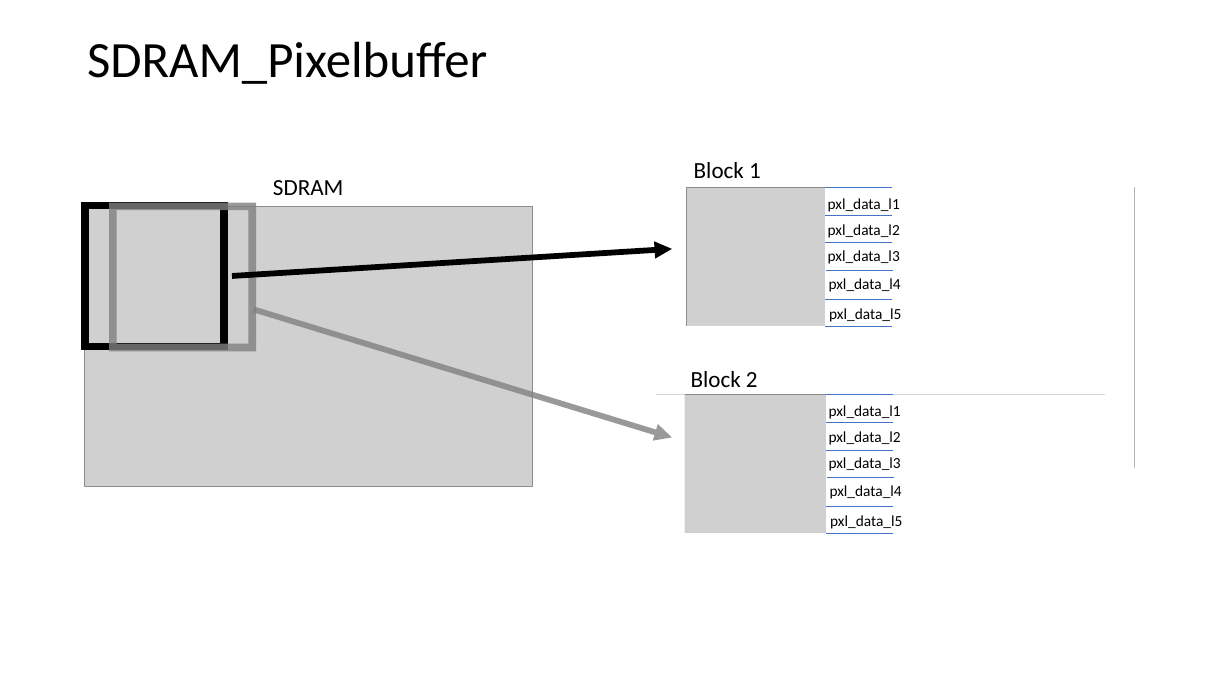
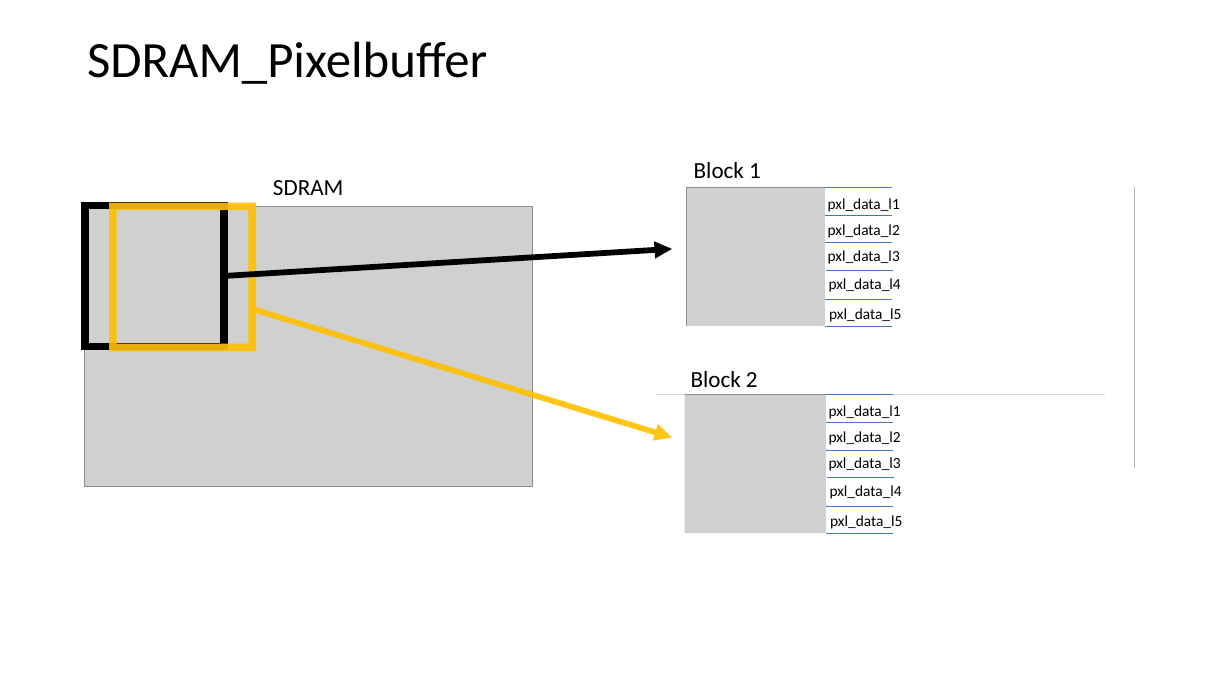
Before and after one commit to Chriss95De/Bachelors-Thesis-VHDL-Pattern-Detection, a slide deck: slide 3 of Dokumentation/Stand Oster/BayerPatternVearbeitung/Grafiken.pptx. Drawn at 1232x693 pixels with LibreOffice and Linux fonts; fonts in the diff are those of the drawing; grey boxes stand for pictures. Boxes give left, top, right and bottom in pixels: in the first picture for what was removed or moved away, otherwise in the second. Text is boxed around its words. In the diff, an @@ line names an element or a change of style, - is before the commit and + after.

```diff
--- a/Dokumentation/Stand Oster/BayerPatternVearbeitung/Grafiken.pptx
+++ b/Dokumentation/Stand Oster/BayerPatternVearbeitung/Grafiken.pptx
@@ rectangle at [113, 206, 252, 348]: outline #808080 6 pt to #FFC000 6 pt @@
@@ arrow moved from (232, 276) - (672, 249) to (225, 276) - (672, 249) @@
@@ arrow (253, 310) - (672, 437): stroke #808080 4.5 pt to #FFC000 4.5 pt @@
```
Also in this commit, not shown: 2 other slides changed, 4 other files.
